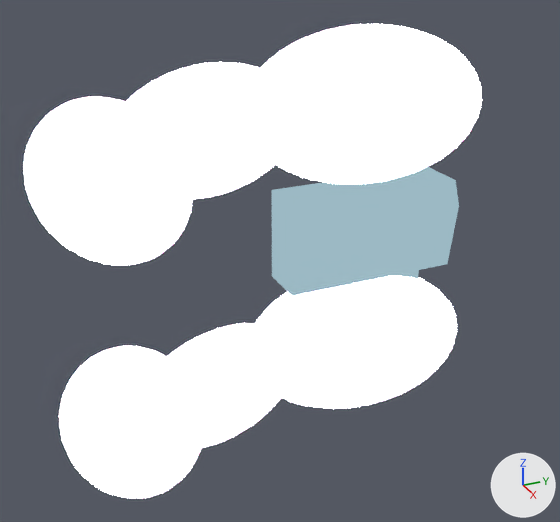
Renders of the Blender file .sprite_gen/sprite_gen/units/slammy/slammy.blend from each side of a commit.
One viewpoint serves both versions: a 50 mm lens placed at (3.96, -0.48, 1.86), pointed at (0.13, 1.24, -0.05). Every picture has the same lights, and +X, +Y and +Z are marked at lower right. The first picture is the older version.

Names of what the first picture shows: 'torso', 'weapon_Sphere', 'weapon_Sphere.001', 'weapon_Sphere.002', 'weapon_Sphere.003', 'weapon_Sphere.004', 'weapon_Sphere.005'.
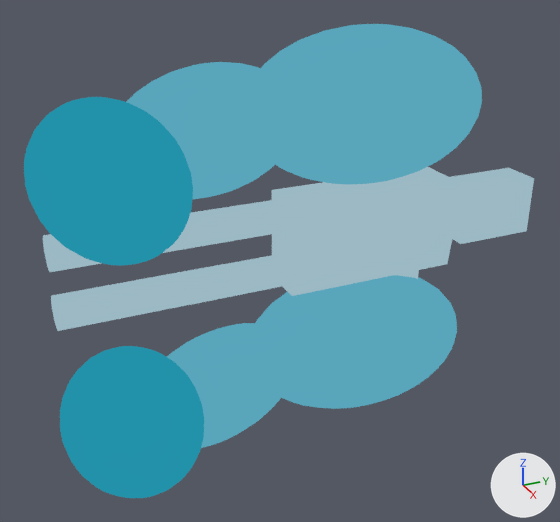
What differs and where, as boxes (x1, y1, x2, y2) in the pictures (560 x 522 px):
'weapon_Sphere', surface changed, recoloured (white to cyan)
    both: (261, 24, 482, 184)
'weapon_Sphere.002', surface changed, recoloured (white to cyan)
    both: (24, 97, 193, 266)
'weapon_Sphere.005', surface changed, recoloured (white to cyan)
    both: (256, 275, 457, 409)
'weapon_Sphere.003', surface changed, recoloured (white to cyan)
    both: (60, 346, 204, 498)
'weapon_Sphere.001', surface changed, recoloured (white to cyan)
    both: (126, 62, 290, 199)
'weapon_Sphere.004', surface changed, recoloured (white to cyan)
    both: (167, 323, 288, 448)
'Cube.001', shown (cyan)
    after: (450, 168, 534, 244)
'Cylinder.003', shown (cyan)
    after: (51, 264, 224, 331)
'Cylinder.005', shown (cyan)
    after: (185, 254, 289, 305)
'Cylinder', shown (cyan)
    after: (186, 199, 289, 249)
'Cylinder.002', shown
    after: (43, 208, 229, 272)

Edits to the bpy script that builds the scene:
```text
Add ng_ramp_006:
    ng_ramp_006 = bpy.data.node_groups.new('ramp.006', 'ShaderNodeTree')
    # nodes: ValToRGB
    # colours: white #e7e7e7, dark grey #4b5559, cyan #59a6bc, cyan #4bbdda
Add mat_off_main:
    mat_off_main = bpy.data.materials.new('off_main')
    mat_off_main.use_nodes = True; mat_off_main.node_tree.nodes.clear()
    _N = mat_off_main.node_tree.nodes; _L = mat_off_main.node_tree.links
    n0 = _N.new('ShaderNodeOutputMaterial'); n0.name = 'Material Output'
    n1 = _N.new('ShaderNodeGroup'); n1.name = 'Group'
    n1.node_tree = ng_ramp_006
    n1.inputs[0].default_value = 0.7  # 'Fac'
    _L.new(n1.outputs[0], n0.inputs[0])  # 'Color' to 'Surface'
Add mat_off_hot:
    mat_off_hot = bpy.data.materials.new('off_hot')
    # nodes: Group, HueSaturation, OutputMaterial
Change me_sphere_002:
    where me_sphere_002.from_pydata(...)  # 482 vertices, 512 faces; spans x -0.358..0.358, y -0.401..0.401, z -0.405..0.405
    remove me_sphere_002.materials.append(mat_weapon_blur)  # white #ffffff
    add me_sphere_002.materials.append(mat_off_hot)
Change me_sphere_001:
    where me_sphere_001.from_pydata(...)  # 482 vertices, 512 faces; spans x -0.516..0.516, y -0.41..0.41, z -0.347..0.347
    remove me_sphere_001.materials.append(mat_weapon_blur)  # white #ffffff
    add me_sphere_001.materials.append(mat_off_main)
Change me_sphere:
    where me_sphere.from_pydata(...)  # 482 vertices, 512 faces; spans x -0.503..0.503, y -0.715..0.715, z -0.462..0.462
    remove me_sphere.materials.append(mat_weapon_blur)  # white #ffffff
    add me_sphere.materials.append(mat_off_main)
Change me_sphere_003:
    where me_sphere_003.from_pydata(...)  # 482 vertices, 512 faces; spans x -0.358..0.358, y -0.401..0.401, z -0.405..0.405
    remove me_sphere_003.materials.append(mat_weapon_blur)  # white #ffffff
    add me_sphere_003.materials.append(mat_off_hot)
Change me_sphere_004:
    where me_sphere_004.from_pydata(...)  # 482 vertices, 512 faces; spans x -0.516..0.516, y -0.41..0.41, z -0.347..0.347
    remove me_sphere_004.materials.append(mat_weapon_blur)  # white #ffffff
    add me_sphere_004.materials.append(mat_off_main)
Change me_sphere_005:
    where me_sphere_005.from_pydata(...)  # 482 vertices, 512 faces; spans x -0.503..0.503, y -0.715..0.715, z -0.462..0.462
    remove me_sphere_005.materials.append(mat_weapon_blur)  # white #ffffff
    add me_sphere_005.materials.append(mat_off_main)
Change ob_cylinder_005:
    ob_cylinder_005.rotation_euler: (0.265, -0.0537, -0.227) -> (0.0, 0.0, 0.0)  # degrees (15, -3.1, -13) -> degrees (0, 0, 0)
    ob_cylinder_005.location: (-0.821, 0.245, -0.215) -> (0.002, 1.083, -0.18)
    remove ob_cylinder_005.hide_viewport = True
Change ob_cylinder_003:
    ob_cylinder_003.rotation_euler: (0.205, 0.178, -1.129) -> (0.0, 0.0, 0.0)  # degrees (12, 10, -65) -> degrees (0, 0, 0)
    remove ob_cylinder_003.hide_viewport = True
    ob_cylinder_003.location: (-1.237, -0.236, -0.384) -> (0.0, 0.438, -0.18)
Change ob_cylinder_002:
    ob_cylinder_002.rotation_euler: (-0.194, -0.166, -1.121) -> (0.0, 0.0, 0.0)  # degrees (-11, -9.5, -64) -> degrees (0, 0, 0)
    remove ob_cylinder_002.hide_viewport = True
    ob_cylinder_002.location: (-1.237, -0.237, 0.395) -> (0.002, 0.438, 0.18)
Change ob_cylinder:
    ob_cylinder.rotation_euler: (-0.25, 0.0525, -0.219) -> (0.0, 0.0, 0.0)  # degrees (-14, 3, -13) -> degrees (0, 0, 0)
    ob_cylinder.location: (-0.821, 0.246, 0.235) -> (0.002, 1.083, 0.18)
    remove ob_cylinder.hide_viewport = True
Change ob_cube_001:
    ob_cube_001.rotation_euler: (0.0, 0.0, -0.0161) -> (0.0, 0.0, 0.0)  # degrees (0, 0, -0.9) -> degrees (0, 0, 0)
    remove ob_cube_001.hide_viewport = True
    ob_cube_001.location: (-0.018, 1.858, 0.02) -> (0.012, 2.824, 0.02)
```
